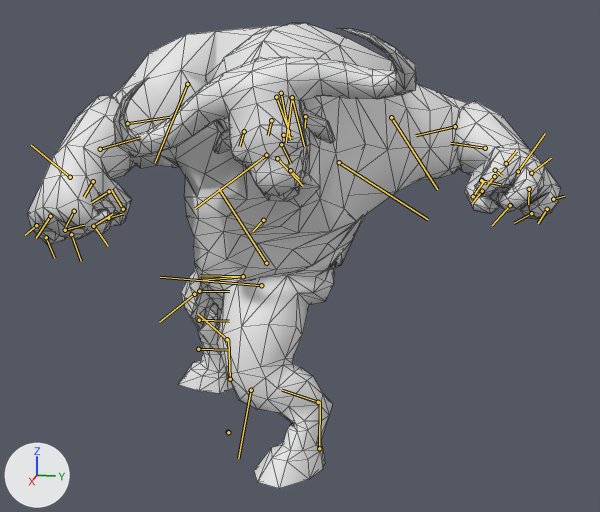
A saved change to the FBX model swordsAndDragons/Assets/Meshes/Minotaur.FBX.
Both versions are drawn from a 50 mm lens placed at (4.08, 1.22, 2.04), pointed at (0.02, 0.41, 1.03). Lighting does not change. The marker at lower left points along +X, +Y and +Z. Both versions are drawn at frame 58 of the action 'Take 001'; the numbers are the values there. The bones that bend it are drawn over the model as lines. Mesh edges are drawn as thin lines.

Objects in the first picture: 'NewLow'.
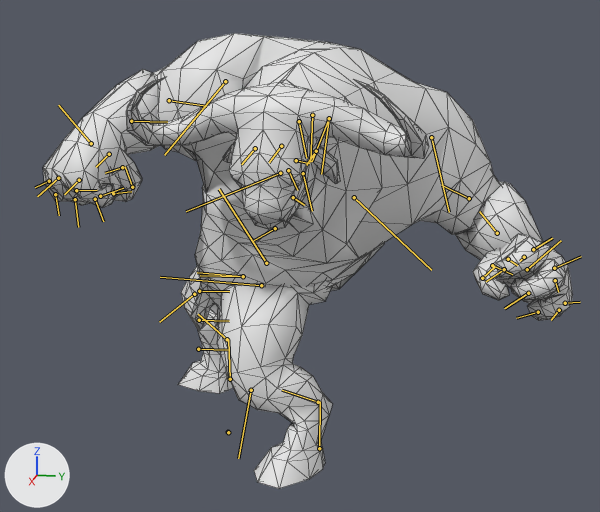
Boxes [x1, y1, x2, y2] around the edits, measured in the pictures (600 x 512 px):
'NewLow', posed: before [27, 23, 561, 488]; after [43, 33, 573, 488]
bone 'MinoSpine1', root to tip: before (243, 276) to (203, 280); after (243, 276) to (197, 272)
bone 'MinoLArmCollarbone', root to tip: before (339, 162) to (428, 219); after (354, 197) to (431, 270)
bone 'MinoLArm1', root to tip: before (391, 117) to (437, 189); after (431, 137) to (449, 212)
bone 'MinoLArm21', root to tip: before (455, 126) to (416, 135); after (469, 198) to (441, 185)
bone 'MinoLArm22', root to tip: before (485, 148) to (450, 143); after (497, 233) to (479, 211)
bone 'MinoLArmPalm', root to tip: before (518, 171) to (545, 133); after (527, 269) to (561, 240)

Diff of the bpy script that builds the scene:
```diff
--- a/swordsAndDragons/Assets/Meshes/Minotaur.FBX.py
+++ b/swordsAndDragons/Assets/Meshes/Minotaur.FBX.py
@@ bone_minospine1 @@
 bone_minospine1 = bpy.data.objects['Armature'].pose.bones['MinoSpine1']  # child of 'MinoHub001'
-bone_minospine1.rotation_quaternion = (0.88, 0.469, -0.076, -0.028)  # degrees (57, -6, -7)
+bone_minospine1.rotation_quaternion = (0.899, 0.384, -0.181, -0.105)  # degrees (49, -14, -20)
@@ bone_minolarmcollarbone @@
 bone_minolarmcollarbone = bpy.data.objects['Armature'].pose.bones['MinoLArmCollarbone']  # child of 'MinoChest'
-bone_minolarmcollarbone.rotation_quaternion = (0.996, -0.074, -0.026, 0.039)  # degrees (-9, -3, 5)
+bone_minolarmcollarbone.rotation_quaternion = (0.983, -0.142, 0.119, -0.012)  # degrees (-17, 13, -3)
@@ bone_minolarm1 @@
 bone_minolarm1 = bpy.data.objects['Armature'].pose.bones['MinoLArm1']  # child of 'MinoLArmCollarbone'
-bone_minolarm1.rotation_quaternion = (0.917, -0.056, 0.395, -0.008)  # degrees (-9, 46, -5)
+bone_minolarm1.rotation_quaternion = (0.983, -0.061, 0.008, 0.173)  # degrees (-7, 2, 20)
@@ bone_minolarm21 @@
 bone_minolarm21 = bpy.data.objects['Armature'].pose.bones['MinoLArm21']  # child of 'MinoLArm1'
-bone_minolarm21.rotation_quaternion = (0.92, 0.001, 0.127, 0.371)  # degrees (6, 14, 45)
+bone_minolarm21.rotation_quaternion = (0.962, 0.001, 0.089, 0.26)  # degrees (3, 10, 30)
@@ bone_minolarm22 @@
 bone_minolarm22 = bpy.data.objects['Armature'].pose.bones['MinoLArm22']  # child of 'MinoLArm21'
-bone_minolarm22.rotation_quaternion = (0.999, 0.045, 0.0, 0.0)  # degrees (5, 0, 0)
+bone_minolarm22.rotation_quaternion = (0.996, 0.088, 0.0, 0.0)  # degrees (10, 0, 0)
@@ bone_minolarmpalm @@
 bone_minolarmpalm = bpy.data.objects['Armature'].pose.bones['MinoLArmPalm']  # child of 'MinoLArm22'
-bone_minolarmpalm.rotation_quaternion = (0.936, 0.046, -0.344, 0.054)  # degrees (4, -40, 5)
+bone_minolarmpalm.rotation_quaternion = (0.905, 0.082, -0.403, 0.11)  # degrees (5, -48, 12)
```
